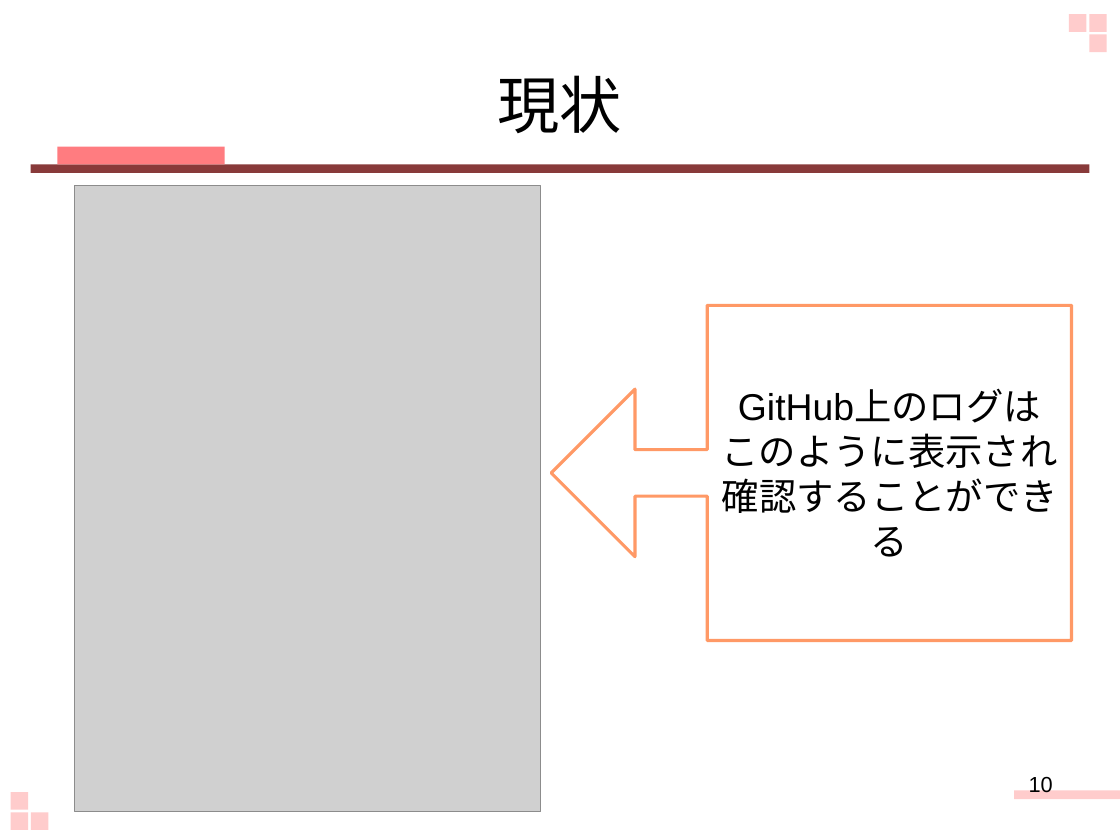
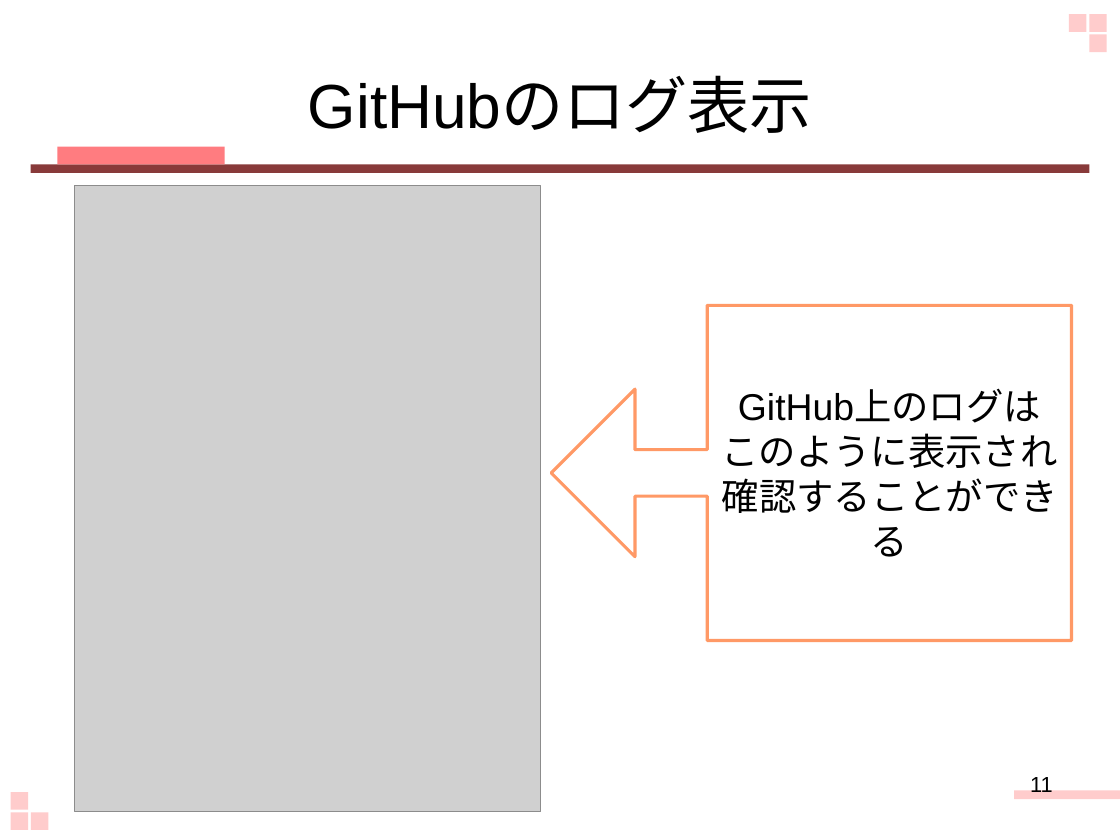
Before and after one commit to keimatsui/kadai, a slide deck: slide 11 of 卒業論文/2012/野口杏子/最終発表.pptx (slide 10 before the commit). Drawn at 1120x840 pixels with LibreOffice and Linux fonts; fonts in the diff are those of the drawing; grey boxes stand for pictures. Boxes give left, top, right and bottom in pixels: in the first picture for what was removed or moved away, otherwise in the second. Text is boxed around its words. In the diff, an @@ line names an element or a change of style, - is before the commit and + after.

```diff
--- a/卒業論文/2012/野口杏子/最終発表.pptx
+++ b/卒業論文/2012/野口杏子/最終発表.pptx
@@ title at (308,78,812,133): text changed @@
-現状
+GitHubのログ表示
@@ page number at (1030,777,1053,797): text changed @@
-10
+11
```
Also in this commit, not shown: 6 other slides changed, 1 slide added.
